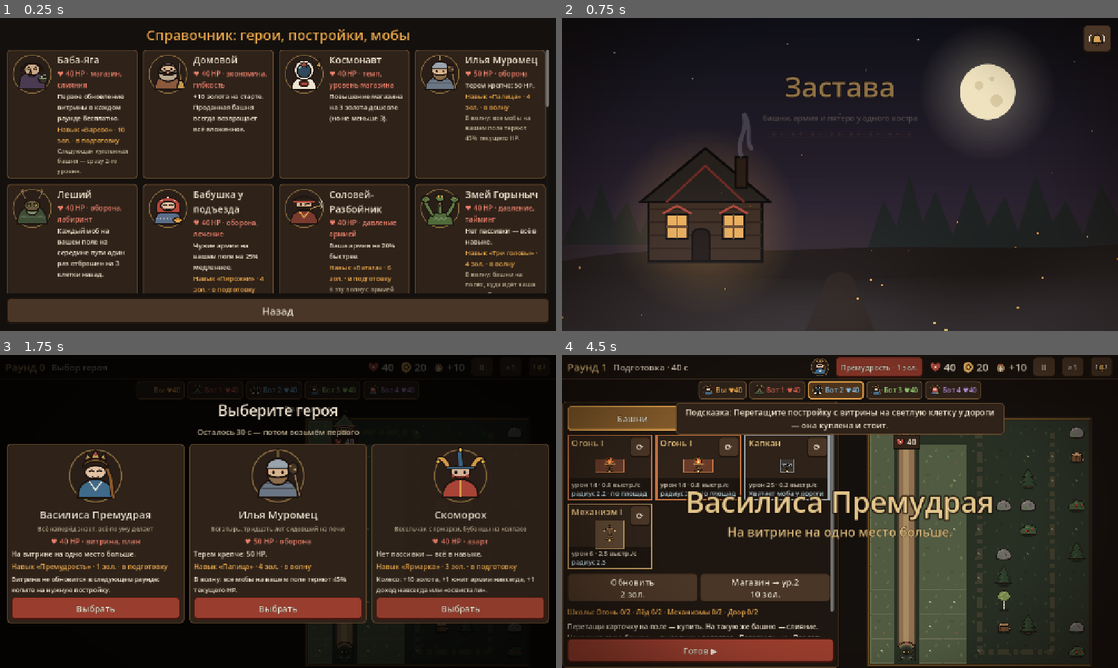
Above: before the commit, frames 1-4 (two rows, left to right).
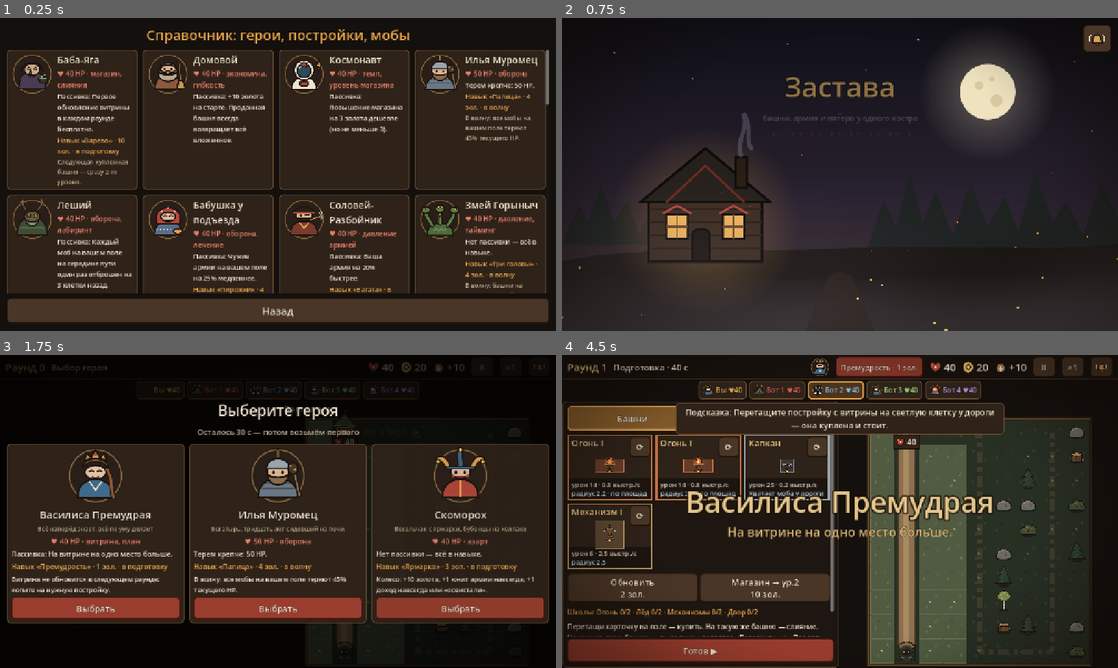
Above: after the commit, the same moments.

Repository: mewin1/godot-game
Game: Godot game, scene res://scenes/heroes_gallery.tscn
Two runs of this game, one before a commit and one after it. Both use one fixed random seed, a clock stepped at 60 frames per second and the inputs below. This scene is started directly instead of the project's main scene.
Inputs (mouse positions are in pixels of both pictures, inside the frame that each line leads up to):
- Up to frame 1 (0.25 s): no input
- Up to frame 2 (0.75 s): click "Назад" at 0.5 s
- Up to frame 3 (1.75 s): click "Играть" at 1.25 s
- Up to frame 4 (4.5 s): click "II" at 2 s; click "×1" at 2.75 s; click (1101, 367) at 3.52 s; click "Выбрать" at 4.25 s

The runs differ from the first frame. In frame 1, 12% of the frame differs, in the area x 1-99%, y 24-88%; in frame 2, nothing differs; in frame 3, 0.3%; in frame 4, nothing differs.

Commit message:
Карточки героев: подпись «Пассивка:»

Diff:
--- a/src/sim/heroes/hero_data.gd
+++ b/src/sim/heroes/hero_data.gd
@@ -16,3 +16,8 @@
 @export var passives: Array[HeroEffect] = []
 ## Навык за золото (null — навыка нет).
 @export var skill: HeroSkillData
+
+
+## Текст пассивки для карточек: «Пассивка: …» (у героев только с навыком — просто описание).
+func get_passive_text() -> String:
+	return ("Пассивка: " if not passives.is_empty() else "") + description
--- a/src/ui/hero_select_panel.gd
+++ b/src/ui/hero_select_panel.gd
@@ -98,7 +98,7 @@
 	var hp: Label = _make_label("♥ %d HP · %s" % [hero.hp, hero.style], 17, COLOR_HP)
 	hp.horizontal_alignment = HORIZONTAL_ALIGNMENT_CENTER
 	box.add_child(hp)
-	box.add_child(_make_label(hero.description, 16))
+	box.add_child(_make_label(hero.get_passive_text(), 16))
 	if hero.skill != null:
 		var skill: HeroSkillData = hero.skill
 		box.add_child(_make_label("Навык «%s» · %d зол. · %s" % [skill.display_name, skill.cost,
--- a/src/ui/heroes_gallery.gd
+++ b/src/ui/heroes_gallery.gd
@@ -140,7 +140,7 @@
 	row.add_child(text)
 	text.add_child(_make_label(hero.display_name, 22, COLOR_TEXT))
 	text.add_child(_make_label("♥ %d HP · %s" % [hero.hp, hero.style], 16, COLOR_HP))
-	text.add_child(_make_label(hero.description, 15, COLOR_TEXT))
+	text.add_child(_make_label(hero.get_passive_text(), 15, COLOR_TEXT))
 	if hero.skill != null:
 		var skill: HeroSkillData = hero.skill
 		text.add_child(_make_label("Навык «%s» · %d зол. · %s" % [skill.display_name, skill.cost,
Binary file changed: docs/presentation/shot_hero_select.png
